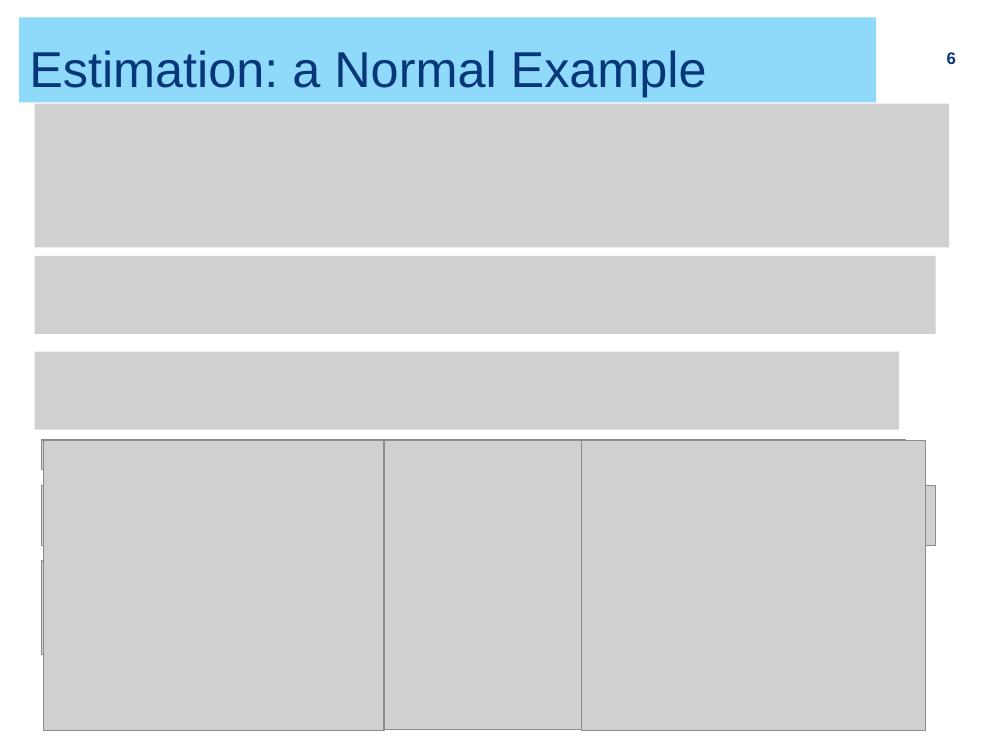
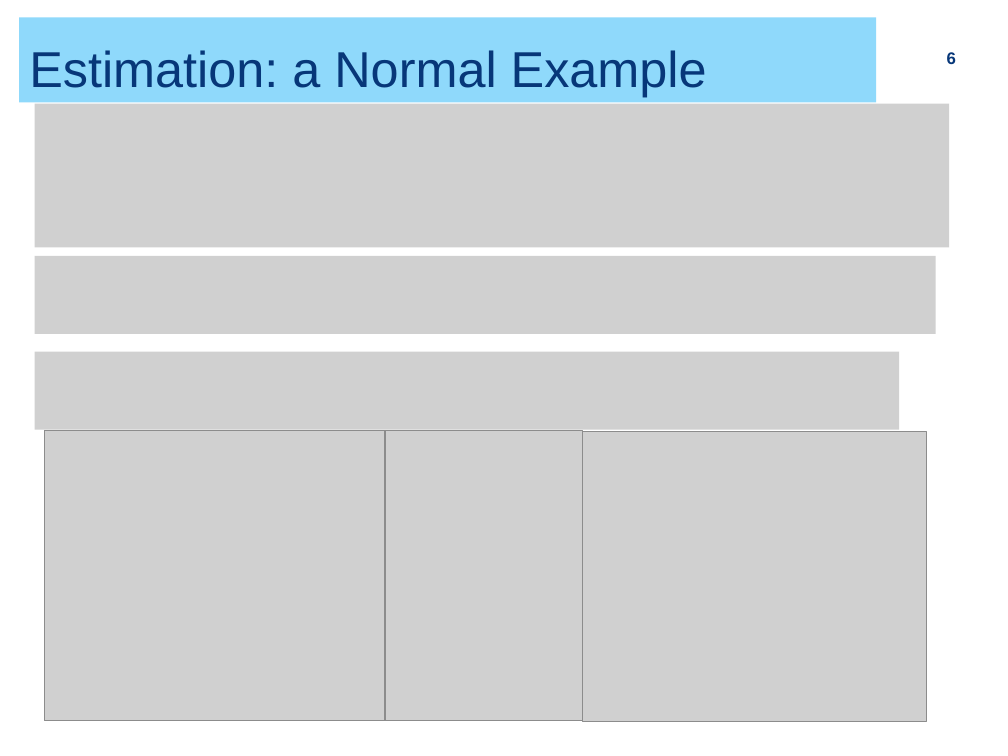
Before and after one commit to ZhiyangGeeZhou/ZhiyangGeeZhou.github.io, a slide deck: slide 6 of attach/UWM/UWM_PH702_2026Fall_Part06.pptx. Drawn at 1008x756 pixels with LibreOffice and Linux fonts; fonts in the diff are those of the drawing; grey boxes stand for pictures. Boxes give left, top, right and bottom in pixels: in the first picture for what was removed or moved away, otherwise in the second. Text is boxed around its words. In the diff, an @@ line names an element or a change of style, - is before the commit and + after.

```diff
--- a/attach/UWM/UWM_PH702_2026Fall_Part06.pptx
+++ b/attach/UWM/UWM_PH702_2026Fall_Part06.pptx
@@ picture removed at (41, 440, 905, 471) @@
@@ 3 pictures: place and size @@
-3 pictures at (43, 440, 925, 731)
+3 pictures at (44, 430, 926, 722)
@@ picture removed at (41, 485, 935, 544) @@
@@ picture removed at (41, 560, 861, 654) @@
```
Also in this commit, not shown: 2 other slides changed.
